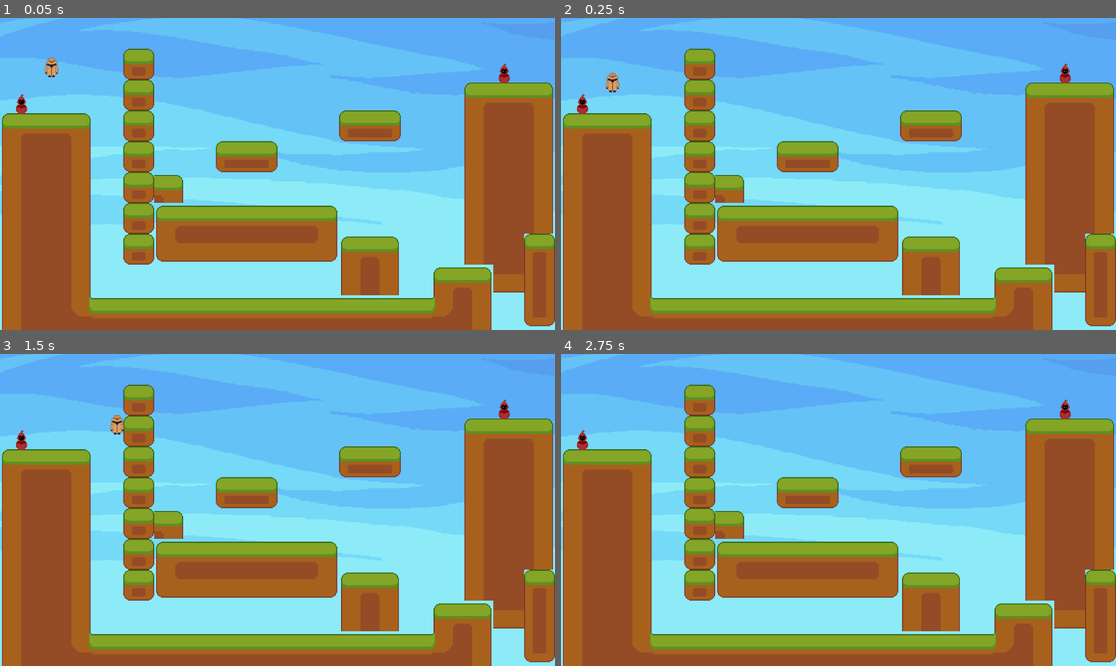
Above: before the commit, frames 1-4 (two rows, left to right).
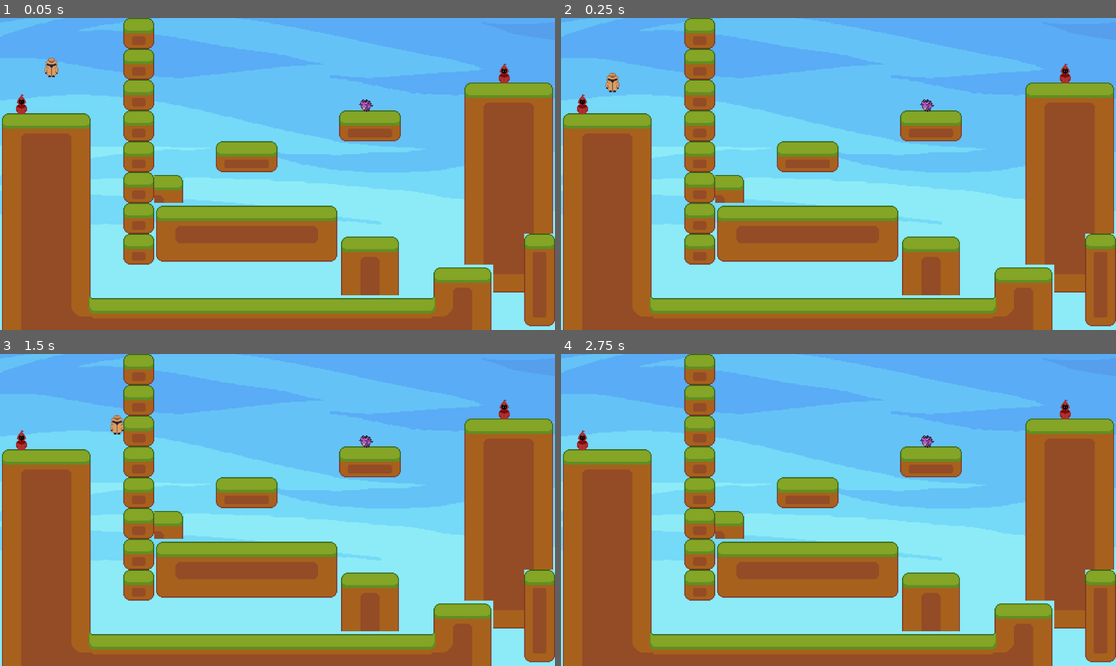
Above: after the commit, the same moments.

Repository: tjjoris/DEP_GoedWareJam
Game: Godot game, scene res://levels/level_jacob.tscn
The game is run twice, just before and just after one commit, with the same random seed, the same clock (stepped at 60 frames per second) and the same inputs. This scene is started directly instead of the project's main scene.
Inputs:
- Up to frame 1 (0.05 s): no input
- Up to frame 2 (0.25 s): no input
- Up to frame 3 (1.5 s): hold D (right) from 0.53 s (still down); tap Space (jump) at 0.77 s
- Up to frame 4 (2.75 s): tap Space (jump) at 1.52 s; release D (right) at 2.03 s; hold A (left) from 2.03 s (still down)

The runs differ from the first frame. In frame 1, 0.6% of the frame differs, in the area x 22-68%, y 0-31%; in frame 2, 0.6%; in frame 3, 0.6%; in frame 4, 0.6%.

Commit message:
added babi character

Diff:
--- /dev/null
+++ b/entity/enemy/babi.tscn
@@ -0,0 +1,45 @@
+[gd_scene load_steps=7 format=3 uid="uid://b5mkvrjb3e5c5"]
+
+[ext_resource type="Texture2D" uid="uid://j8o7tihrqkst" path="res://entity/enemy/baby.png" id="1_pgw2w"]
+[ext_resource type="PackedScene" uid="uid://cvebck150tfga" path="res://systems/hit_box.tscn" id="2_d1aoa"]
+[ext_resource type="PackedScene" uid="uid://7cscc3lptvrs" path="res://systems/hurt_box.tscn" id="3_ibf5t"]
+
+[sub_resource type="RectangleShape2D" id="RectangleShape2D_xyi3m"]
+size = Vector2(26, 25)
+
+[sub_resource type="RectangleShape2D" id="RectangleShape2D_aiqtu"]
+size = Vector2(26, 25)
+
+[sub_resource type="RectangleShape2D" id="RectangleShape2D_omvgd"]
+size = Vector2(26, 25)
+
+[node name="Babi" type="CharacterBody2D"]
+collision_layer = 4
+collision_mask = 5
+
+[node name="Sprite2D" type="Sprite2D" parent="."]
+texture_filter = 1
+texture = ExtResource("1_pgw2w")
+
+[node name="CollisionShape2D" type="CollisionShape2D" parent="."]
+position = Vector2(0, 0.5)
+shape = SubResource("RectangleShape2D_xyi3m")
+
+[node name="HitBox" parent="." instance=ExtResource("2_d1aoa")]
+collision_layer = 4
+collision_mask = 3
+
+[node name="CollisionShape2D" parent="HitBox" index="0"]
+position = Vector2(0, 0.5)
+shape = SubResource("RectangleShape2D_aiqtu")
+
+[node name="HurtBox" parent="." instance=ExtResource("3_ibf5t")]
+collision_layer = 4
+collision_mask = 3
+
+[node name="CollisionShape2D" parent="HurtBox" index="0"]
+position = Vector2(0, 0.5)
+shape = SubResource("RectangleShape2D_omvgd")
+
+[editable path="HitBox"]
+[editable path="HurtBox"]
--- a/levels/level_jacob.tscn
+++ b/levels/level_jacob.tscn
@@ -1,13 +1,14 @@
-[gd_scene load_steps=4 format=3 uid="uid://b45xw2ktcra6w"]
+[gd_scene load_steps=5 format=3 uid="uid://b45xw2ktcra6w"]
 
 [ext_resource type="PackedScene" uid="uid://b4o3d6g8vi3xw" path="res://levels/_level_blueprint.tscn" id="1_widja"]
 [ext_resource type="Script" path="res://levels/test.gd" id="2_rq102"]
 [ext_resource type="PackedScene" uid="uid://c08q2a405b2jd" path="res://entity/enemy/enemy_testcultist.tscn" id="3_t82sb"]
+[ext_resource type="PackedScene" uid="uid://b5mkvrjb3e5c5" path="res://entity/enemy/babi.tscn" id="4_21on3"]
 
 [node name="Level_Jacob" instance=ExtResource("1_widja")]
 
 [node name="TileMap" parent="." index="1"]
-layer_0/tile_data = PackedInt32Array(589824, 0, 1, 589841, 2 …(1711 unchanged characters)…  0, 262151, 262144, 0, 262152, 393216, 0)
+layer_0/tile_data = PackedInt32Array(589824, 0, 1, 589841, 2 …(1711 unchanged characters)…  0, 262151, 262144, 0, 262152, 393216, 0, 4, 393216, 1)
 
 [node name="Node2D" type="Node2D" parent="." index="2"]
 script = ExtResource("2_rq102")
@@ -20,3 +21,6 @@
 
 [node name="TestCultist2" parent="." index="6" instance=ExtResource("3_t82sb")]
 position = Vector2(44, 179)
+
+[node name="Babi" parent="." index="7" instance=ExtResource("4_21on3")]
+position = Vector2(760, 182)
Binary file added: entity/enemy/baby.png
Not shown, added: entity/enemy/baby.png.import
